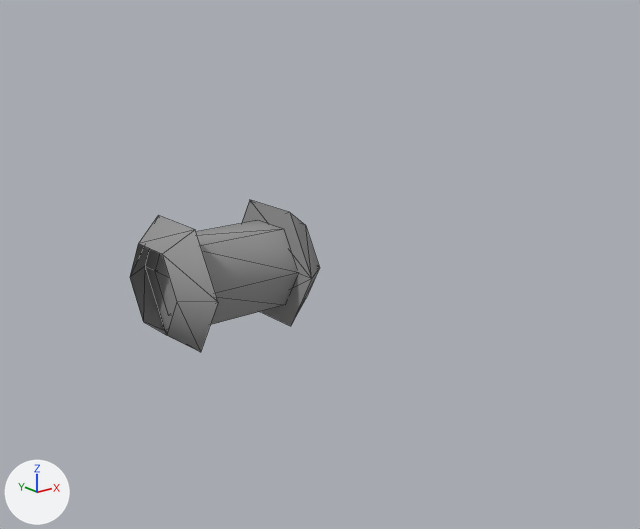
Renders of the OBJ model Assets/Art/Nova1492/GXConverted/Models/UnitParts/ArmWeapons/datan_common__02_LArm_1d7c3b10.obj from each side of a commit.
Rendered twice from a 50 mm camera at (-2.5, -3.52, 1.34) aimed at (0.17, -0.19, 0.0). Arrows for +X, +Y and +Z are at lower left; the lights stay in place. The picture after the commit comes second. Mesh edges are drawn as thin lines. Where no turn or scale is listed for an object, it has been applied to the vertices. Vertices at exactly the same position are counted once.

Objects in the first picture: 'datan_common__02_LArm_1d7c3b10'.
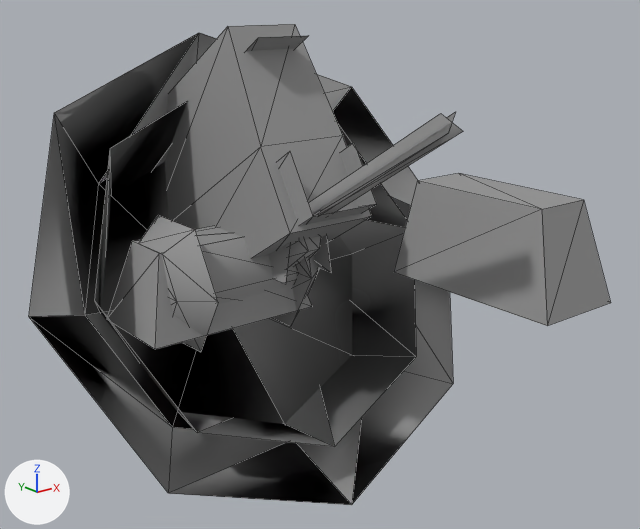
Changed parts and their boxes (x1, y1, x2, y2) in the pictures (640 x 529 px):
'datan_common__02_LArm_1d7c3b10_mesh08', added: after (29, 33, 453, 505)
'datan_common__02_LArm_1d7c3b10_mesh05', added: after (165, 24, 372, 259)
'datan_common__02_LArm_1d7c3b10_mesh00', added: after (394, 173, 611, 326)
'datan_common__02_LArm_1d7c3b10_mesh07', added: after (95, 101, 416, 447)
'datan_common__02_LArm_1d7c3b10', reshaped: before (130, 200, 320, 352); after (139, 215, 319, 352)
'datan_common__02_LArm_1d7c3b10_mesh11', added: after (108, 226, 312, 349)
'datan_common__02_LArm_1d7c3b10_mesh10', added: after (309, 112, 463, 216)
'datan_common__02_LArm_1d7c3b10_mesh04', added: after (246, 35, 376, 226)
'datan_common__02_LArm_1d7c3b10_mesh01', added: after (269, 235, 331, 284)
'datan_common__02_LArm_1d7c3b10_mesh09', added: after (288, 236, 321, 267)
part 1 of me_datan_common__02_larm_1d7c3b10, added: after (162, 256, 177, 313)

Edits to the bpy script that builds the scene:
```text
Change me_datan_common__02_larm_1d7c3b10:
    verts and faces of me_datan_common__02_larm_1d7c3b10; kept vertices keep their numbers, new ones are numbered from 36
    remove me_datan_common__02_larm_1d7c3b10.from_pydata(...)  # 36 vertices, 46 faces; spans x -0.676..0.135, y -0.342..0.342, z -0.296..0.296
    add me_datan_common__02_larm_1d7c3b10.from_pydata(...)  # 36 vertices, 50 faces; spans x -0.676..0.135, y -0.342..0.342, z -0.296..0.296
    me_datan_common__02_larm_1d7c3b10 part 1
    add faces += [(26, 29, 27), (27, 29, 31), (27, 31, 33), (27, 33, 35)]
Add ob_datan_common__02_larm_1d7c3b10_mesh11:
    ob_datan_common__02_larm_1d7c3b10_mesh11 = bpy.data.objects.new('datan_common__02_LArm_1d7c3b10_mesh11', me_datan_common__02_larm_1d7c3b10_mesh11)  # 8 vertices, 10 faces; spans x -0.793..0.09, y -0.22..0.263, z -0.199..0.199; in mat_datan_common__02_larm_1d7c3b10 (picture img_datan_common__02_larm_1d7c3b10_tga)
    ob_datan_common__02_larm_1d7c3b10_mesh11.location = (0.0, 0.0, 0.0)
Add ob_datan_common__02_larm_1d7c3b10_mesh10:
    ob_datan_common__02_larm_1d7c3b10_mesh10 = bpy.data.objects.new('datan_common__02_LArm_1d7c3b10_mesh10', me_datan_common__02_larm_1d7c3b10_mesh10)  # 8 vertices, 4 faces; spans x -0.11..-0.03, y -1.29..1.36, z -0.77..0.89; in mat_datan_common__02_larm_1d7c3b10 (picture img_datan_common__02_larm_1d7c3b10_tga)
    ob_datan_common__02_larm_1d7c3b10_mesh10.location = (0.0, 0.0, 0.0)
Add ob_datan_common__02_larm_1d7c3b10_mesh09:
    ob_datan_common__02_larm_1d7c3b10_mesh09 = bpy.data.objects.new('datan_common__02_LArm_1d7c3b10_mesh09', me_datan_common__02_larm_1d7c3b10_mesh09)  # 12 vertices, 16 faces; spans x -0.123..0.123, y -0.35..0.055, z -0.091..0.245; in mat_datan_common__02_larm_1d7c3b10 (picture img_datan_common__02_larm_1d7c3b10_tga)
    ob_datan_common__02_larm_1d7c3b10_mesh09.location = (0.0, 0.0, 0.0)
Add ob_datan_common__02_larm_1d7c3b10_mesh08:
    ob_datan_common__02_larm_1d7c3b10_mesh08 = bpy.data.objects.new('datan_common__02_LArm_1d7c3b10_mesh08', me_datan_common__02_larm_1d7c3b10_mesh08)  # 17 vertices, 24 faces; spans x -1.27..1.27, y -0.65..0.72, z -1.09..1.11; in mat_datan_common__02_larm_1d7c3b10 (picture img_datan_common__02_larm_1d7c3b10_tga)
    ob_datan_common__02_larm_1d7c3b10_mesh08.location = (0.0, 0.0, 0.0)
Add ob_datan_common__02_larm_1d7c3b10_mesh07:
    ob_datan_common__02_larm_1d7c3b10_mesh07 = bpy.data.objects.new('datan_common__02_LArm_1d7c3b10_mesh07', me_datan_common__02_larm_1d7c3b10_mesh07)  # 17 vertices, 24 faces; spans x -0.97..0.97, y -0.51..1.11, z -0.9..0.86; in mat_datan_common__02_larm_1d7c3b10 (picture img_datan_common__02_larm_1d7c3b10_tga)
    ob_datan_common__02_larm_1d7c3b10_mesh07.location = (0.0, 0.0, 0.0)
Add ob_datan_common__02_larm_1d7c3b10_mesh05:
    ob_datan_common__02_larm_1d7c3b10_mesh05 = bpy.data.objects.new('datan_common__02_LArm_1d7c3b10_mesh05', me_datan_common__02_larm_1d7c3b10_mesh05)  # 12 vertices, 20 faces; spans x -0.24..0.24, y -0.49..0.87, z -0.4..1.16; in mat_datan_common__02_larm_1d7c3b10 (picture img_datan_common__02_larm_1d7c3b10_tga)
    ob_datan_common__02_larm_1d7c3b10_mesh05.location = (0.0, 0.0, 0.0)
Add ob_datan_common__02_larm_1d7c3b10_mesh04:
    ob_datan_common__02_larm_1d7c3b10_mesh04 = bpy.data.objects.new('datan_common__02_LArm_1d7c3b10_mesh04', me_datan_common__02_larm_1d7c3b10_mesh04)  # 12 vertices, 12 faces; spans x -0.184..0.184, y -0.581..0.825, z -0.201..1.118; in mat_datan_common__02_larm_1d7c3b10 (picture img_datan_common__02_larm_1d7c3b10_tga)
    ob_datan_common__02_larm_1d7c3b10_mesh04.location = (0.0, 0.0, 0.0)
Add ob_datan_common__02_larm_1d7c3b10_mesh01:
    ob_datan_common__02_larm_1d7c3b10_mesh01 = bpy.data.objects.new('datan_common__02_LArm_1d7c3b10_mesh01', me_datan_common__02_larm_1d7c3b10_mesh01)  # 8 vertices, 6 faces; spans x -0.151..0.126, y -0.325..0.863, z 0.0..0.343; in mat_datan_common__02_larm_1d7c3b10 (picture img_datan_common__02_larm_1d7c3b10_tga)
    ob_datan_common__02_larm_1d7c3b10_mesh01.location = (0.0, 0.0, 0.0)
Add ob_datan_common__02_larm_1d7c3b10_mesh00:
    ob_datan_common__02_larm_1d7c3b10_mesh00 = bpy.data.objects.new('datan_common__02_LArm_1d7c3b10_mesh00', me_datan_common__02_larm_1d7c3b10_mesh00)  # 8 vertices, 10 faces; spans x 0.362..0.808, y -1.441..-0.52, z 0.004..0.459; in mat_datan_common__02_larm_1d7c3b10 (picture img_datan_common__02_larm_1d7c3b10_tga)
    ob_datan_common__02_larm_1d7c3b10_mesh00.location = (0.0, 0.0, 0.0)
```
